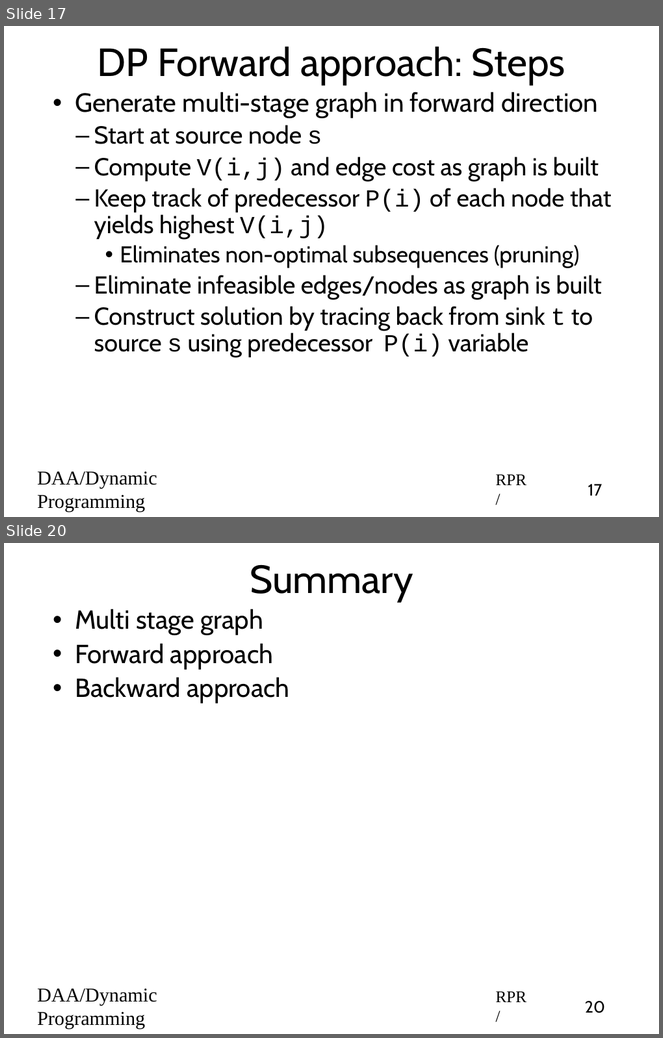
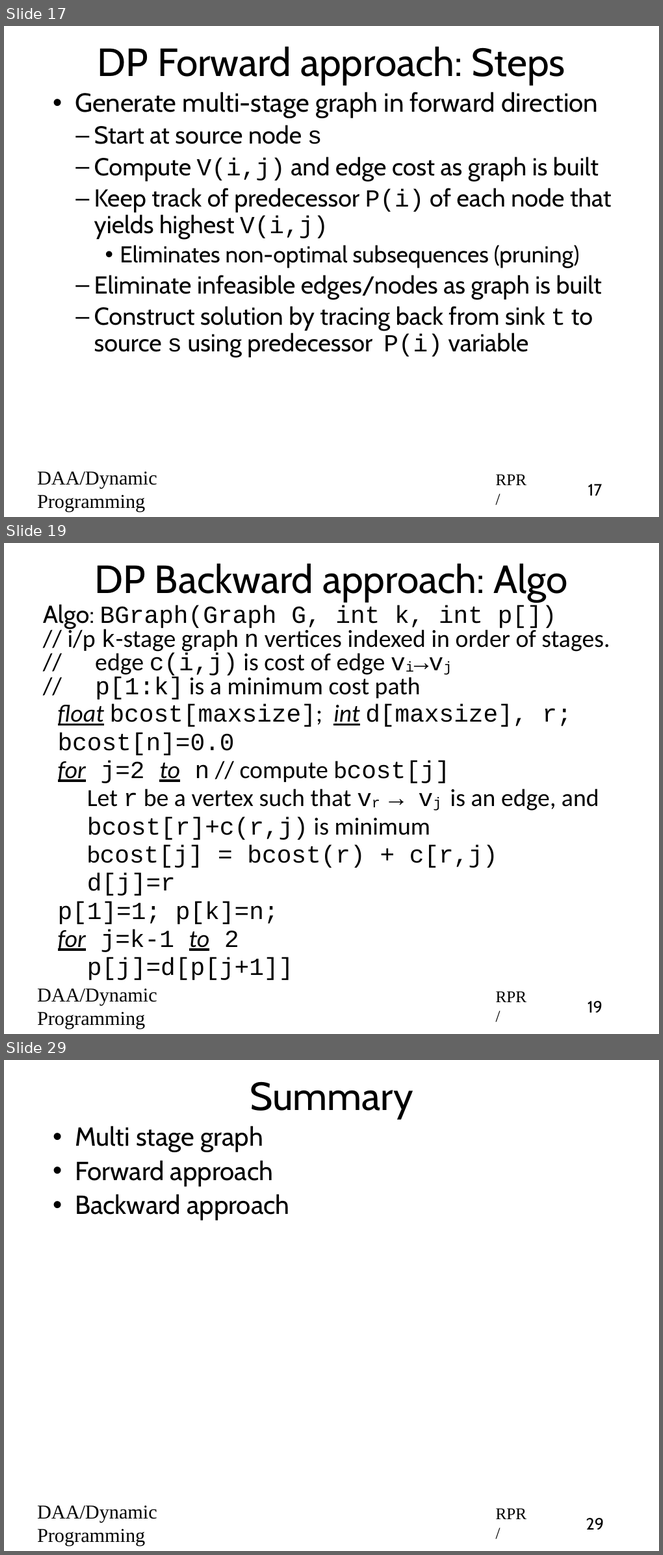
Before and after one commit to rprustagi/2019-17CS43-DAA, a slide deck: Slides-RPR/2019-H1-DAA-L32-DynProg-MultiStage-Graphs.pptx. Shown one above the other, each under a label of ours: slides 17 and 20 before the commit, slides 17, 19 and 29 after it; the slides between them are not shown. The pictures are 663x1038 and 663x1555 pixels, drawn with LibreOffice and Linux fonts; fonts in the diff are those of the drawing. Boxes give left, top, right and bottom in pixels: in the first picture for what was removed or moved away, otherwise in the second. Text is boxed around its words. In the diff, an @@ line names an element or a change of style, - is before the commit and + after.

```diff
--- a/Slides-RPR/2019-H1-DAA-L32-DynProg-MultiStage-Graphs.pptx
+++ b/Slides-RPR/2019-H1-DAA-L32-DynProg-MultiStage-Graphs.pptx
@@ slide 19 added at box(4, 543, 659, 1034), background #FFFFFF @@
@@ title added at box(95, 563, 568, 601), 48 pt, text #000000 @@
+DP Backward approach: Algo
@@ text added at box(43, 604, 610, 980), 30 pt, text #000000 @@
+Algo: BGraph(Graph G, int k, int p[])
+// i/p k-stage graph n vertices indexed in order of stages.
+// edge c(i,j) is cost of edge vi→vj
+// p[1:k] is a minimum cost path
+  float bcost[maxsize]; int d[maxsize], r;
+  bcost[n]=0.0
+  for j=2 to n // compute bcost[j]
+      Let r be a vertex such that vr → vj is an edge, and
+      bcost[r]+c(r,j) is minimum
+      bcost[j] = bcost(r) + c[r,j)
+      d[j]=r
+  p[1]=1; p[k]=n;
+  for j=k-1 to 2
+      p[j]=d[p[j+1]]
@@ text added at box(37, 989, 157, 1029), 24 pt, text #000000 @@
+DAA/Dynamic Programming
@@ text added at box(496, 991, 527, 1003), 20 pt, text #000000 @@
+RPR/
@@ page number added at box(588, 1001, 603, 1013), 20 pt, text #000000 @@
+19
@@ what was slide 20 is now slide 29 @@
@@ page number at box(586, 1518, 605, 1530): text changed @@
-20
+29
```
Also in this commit, not shown: 2 slides changed, 8 other slides added, 2 other files.
